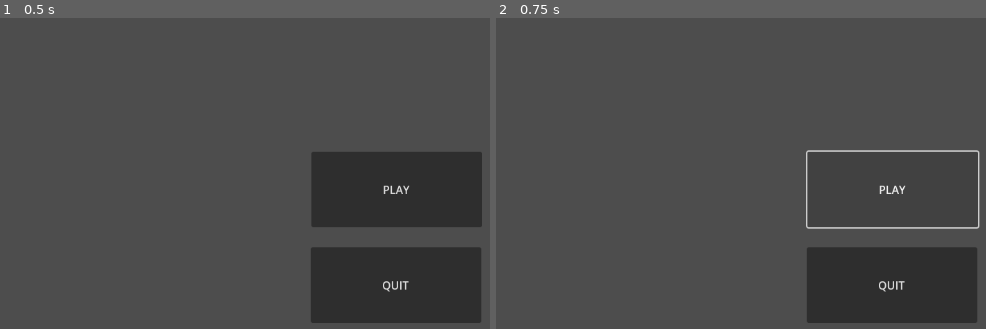
Above: before the commit, frames 1-2 (left to right).
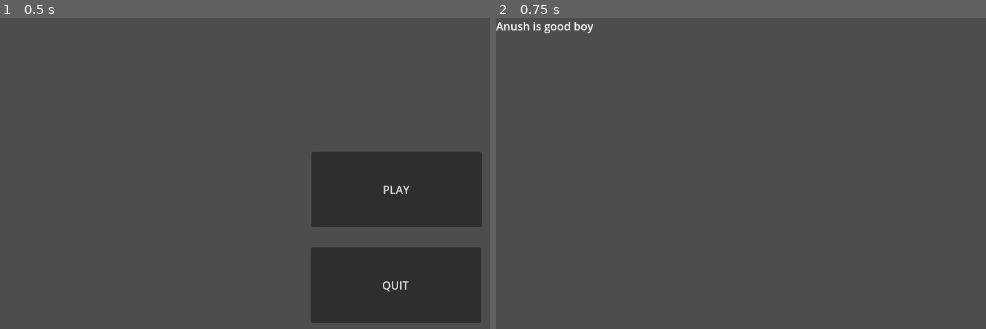
Above: after the commit, the same moments.

Repository: ElectroCubic/ElanNvisionGJ
Game: Godot game, scene res://scenes/main.tscn
Two runs of this game, one before a commit and one after it. Both use one fixed random seed, a clock stepped at 60 frames per second and the inputs below.
Inputs:
- Up to frame 1 (0.5 s): no input
- Up to frame 2 (0.75 s): click "PLAY" at 0.5 s

Frame 1 is identical in both runs. In frame 2, 9.3% of the frame differs, in the area x 0-99%, y 1-99%.

Commit message:
First game

Diff:
--- a/scenes/main.tscn
+++ b/scenes/main.tscn
@@ -1,6 +1,9 @@
-[gd_scene format=3 uid="uid://cwuqfjwfnpc3y"]
+[gd_scene load_steps=2 format=3 uid="uid://cwuqfjwfnpc3y"]
+
+[ext_resource type="Script" path="res://scripts/main.gd" id="1_1u0gr"]
 
 [node name="Main" type="Node2D"]
+script = ExtResource("1_1u0gr")
 
 [node name="Play" type="Button" parent="."]
 offset_left = 449.0
@@ -15,3 +18,6 @@
 offset_right = 694.0
 offset_bottom = 440.0
 text = "QUIT"
+
+[connection signal="pressed" from="Play" to="." method="_on_play_pressed"]
+[connection signal="pressed" from="Quit" to="." method="_on_quit_pressed"]
--- /dev/null
+++ b/scenes/world.tscn
@@ -0,0 +1,8 @@
+[gd_scene format=3 uid="uid://dikv7eclado4c"]
+
+[node name="World" type="Node2D"]
+
+[node name="Label" type="Label" parent="."]
+offset_right = 40.0
+offset_bottom = 23.0
+text = "Anush is good boy"
--- /dev/null
+++ b/scripts/main.gd
@@ -0,0 +1,13 @@
+extends Node2D
+
+
+
+
+func _on_quit_pressed():
+	get_tree().quit()
+
+
+
+
+func _on_play_pressed():
+	get_tree().change_scene_to_file("res://scenes/world.tscn")
